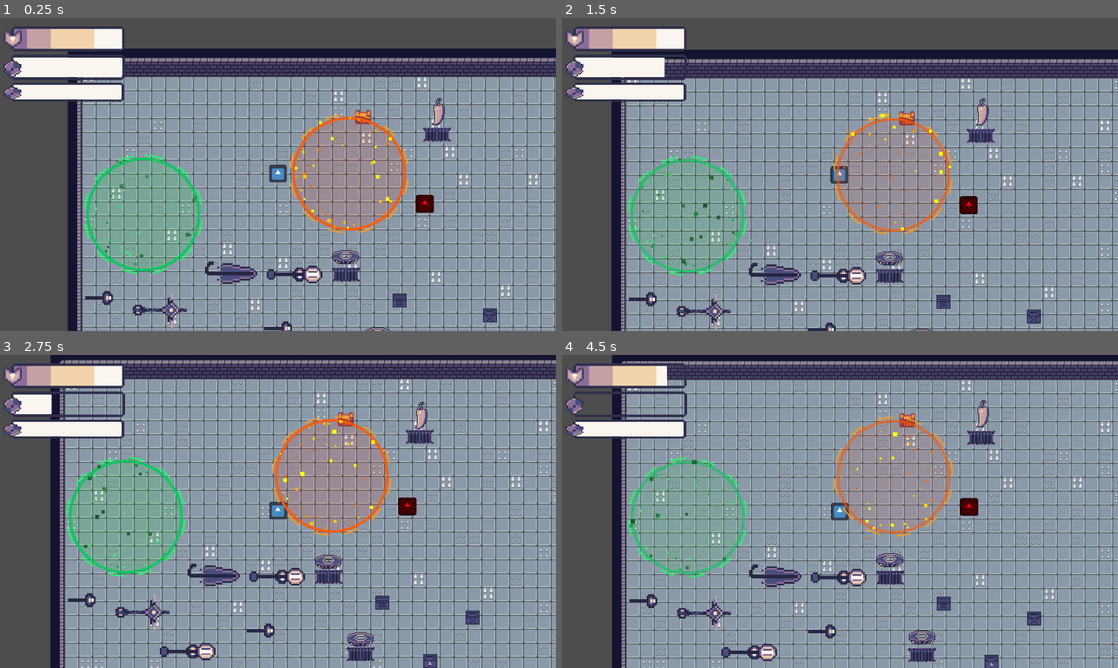
Above: before the commit, frames 1-4 (two rows, left to right).
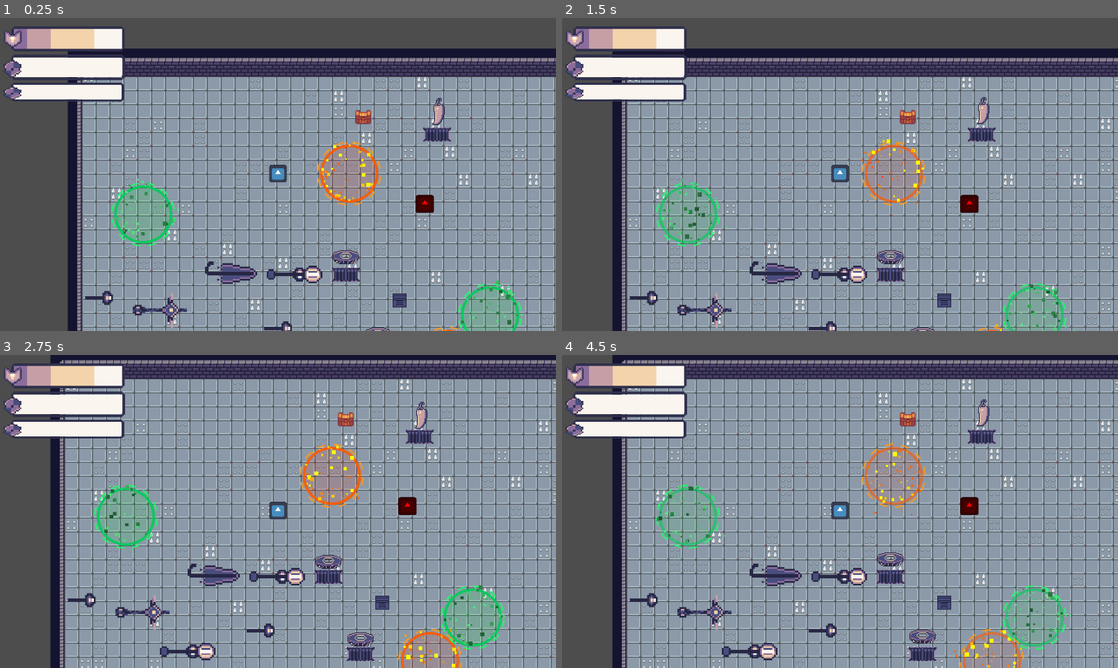
Above: after the commit, the same moments.

Repository: chabsseu/Stauffs-and-Magic
Game: Godot game, scene res://Scenes/Floors/test_world.tscn
Two runs of this game, one before a commit and one after it. Both use one fixed random seed, a clock stepped at 60 frames per second and the inputs below. The engine's default icon, where the game draws it, is replaced by a stand-in: a white triangle on a blue panel in a dark square.
Inputs (mouse positions are in pixels of both pictures, inside the frame that each line leads up to):
- Up to frame 1 (0.25 s): no input
- Up to frame 2 (1.5 s): move the mouse to (962, 158) at 0.52 s; tap A (A) at 0.6 s; tap D (D) at 0.8, 1.35 s; move the mouse to (728, 190) at 1.27 s
- Up to frame 3 (2.75 s): tap S (S) at 1.55, 2.1 s; move the mouse to (333, 442) at 2.02 s; press the mouse at (333, 442) at 2.03 s
- Up to frame 4 (4.5 s): move the mouse to (812, 574) at 2.77 s; release the mouse at (812, 574) at 2.78 s; click (812, 574) at 2.85 s; tap A (A) at 3.05, 3.6 s; move the mouse to (1006, 558) at 3.52 s; tap D (D) at 3.8, 4.35 s; move the mouse to (673, 464) at 4.27 s

The runs differ from the first frame. In frame 1, 3.7% of the frame differs, in the area x 15-95%, y 30-100%; in frame 2, 30%, in the area x 8-100%, y 9-100%; in frame 3, 5.0%; in frame 4, 29%.

Commit message:
refine the fire and poison

Diff:
--- a/Scenes/Floors/fire.tscn
+++ b/Scenes/Floors/fire.tscn
@@ -18,7 +18,6 @@
 script = ExtResource("1_00pbl")
 burn_chance = 0.4
 burn_damage = 1
-fire_radius = 64.0
 
 [node name="CollisionShape2D" type="CollisionShape2D" parent="." unique_id=2004949388]
 shape = SubResource("CircleShape2D_r4gny")
--- a/Scenes/Floors/firebox.tscn
+++ b/Scenes/Floors/firebox.tscn
@@ -12,7 +12,7 @@
 
 [node name="Firebox" type="CharacterBody2D" unique_id=466292538 groups=["Accessory"]]
 script = ExtResource("1_676oj")
-poision_scene = ExtResource("2_u7hrl")
+fire_scene = ExtResource("2_u7hrl")
 
 [node name="Sprite2D" type="Sprite2D" parent="." unique_id=1489540049]
 texture = ExtResource("1_658bk")
--- a/Scenes/Floors/poison.tscn
+++ b/Scenes/Floors/poison.tscn
@@ -21,7 +21,6 @@
 script = ExtResource("1_irt6d")
 poison_chance = 1.0
 poison_duration = 5.0
-poison_radius = 64.0
 
 [node name="CollisionShape2D" type="CollisionShape2D" parent="." unique_id=1169376762]
 shape = SubResource("CircleShape2D_h7thy")
--- a/Scenes/Floors/poison_box.tscn
+++ b/Scenes/Floors/poison_box.tscn
@@ -12,7 +12,7 @@
 
 [node name="PoisonBox" type="CharacterBody2D" unique_id=1978215841 groups=["Accessory"]]
 script = ExtResource("1_3dq44")
-poision_scene = ExtResource("2_ad8np")
+poison_scene = ExtResource("2_ad8np")
 
 [node name="Sprite2D" type="Sprite2D" parent="." unique_id=1346976365]
 texture = ExtResource("1_8oujn")
--- a/Scenes/Map/dungeon_generation.tscn
+++ b/Scenes/Map/dungeon_generation.tscn
@@ -51,7 +51,6 @@
 minimap = NodePath("MinimapLayer/minimap")
 boss_scenes = Array[PackedScene]([ExtResource("8_mc0b8")])
 box_scenes = Array[PackedScene]([ExtResource("9_kv37p"), ExtResource("9_kv37p"), ExtResource("10_dkg07"), ExtResource("11_jwufn")])
-min_boxes_per_room = 100
 max_boxes_per_room = 200
 
 [node name="TileMapLayer" type="TileMapLayer" parent="." unique_id=130257482]
--- a/Scripts/Floor/firebox.gd
+++ b/Scripts/Floor/firebox.gd
@@ -2,26 +2,32 @@
 
 var health = 1
 var current_health = health
+var active = false
+
 @export var fire_scene: PackedScene
-func _ready() -> void:
-	pass # Replace with function body.
 
+func _ready():
+	current_health = health
 
-# Called every frame. 'delta' is the elapsed time since the previous frame.
-func _process(delta: float) -> void:
-	pass
+	# wait a short time before enabling the hitbox
+	await get_tree().process_frame
+	active = true
+
 
 func take_damage(amount: int):
 	current_health -= amount
 
 	if fire_scene:
-			var fire = fire_scene.instantiate()
-			fire.global_position = global_position
-			get_tree().current_scene.add_child(fire)
+		var fire = fire_scene.instantiate()
+		fire.global_position = global_position
+		get_parent().add_child(fire)
 
 	if current_health <= 0:
 		queue_free()
 
+
 func _on_hitbox_body_entered(body: Node2D) -> void:
-	if body.is_in_group("Projectile"):
-		take_damage(1)
+	if not active:
+		return
+
+	take_damage(1)
--- a/Scripts/Floor/poison_box.gd
+++ b/Scripts/Floor/poison_box.gd
@@ -2,26 +2,32 @@
 
 var health = 1
 var current_health = health
+var active = false
+
 @export var poison_scene: PackedScene
-func _ready() -> void:
-	pass # Replace with function body.
 
+func _ready():
+	current_health = health
 
-# Called every frame. 'delta' is the elapsed time since the previous frame.
-func _process(delta: float) -> void:
-	pass
+	# wait a short time before enabling the hitbox
+	await get_tree().process_frame
+	active = true
+
 
 func take_damage(amount: int):
 	current_health -= amount
 
 	if poison_scene:
-			var poison = poison_scene.instantiate()
-			poison.global_position = global_position
-			get_tree().current_scene.add_child(poison)
+		var poison = poison_scene.instantiate()
+		poison.global_position = global_position
+		get_parent().add_child(poison)
 
 	if current_health <= 0:
 		queue_free()
 
+
 func _on_hitbox_body_entered(body: Node2D) -> void:
-	if body.is_in_group("Projectile"):
-		take_damage(1)
+	if not active:
+		return
+
+	take_damage(1)
--- a/Scripts/Map/fire.gd
+++ b/Scripts/Map/fire.gd
@@ -7,6 +7,7 @@
 @export var burn_duration : float = 3.0
 @export var burn_tick_rate : float = 1.0
 @export var fire_radius : float = 32.0
+@export var lifetime : float = 5.0
 
 var bodies_inside : Array = []
 var tick_timer : float = 0.0
@@ -14,100 +15,126 @@
 var pulse_timer : float = 0.0
 
 func _ready() -> void:
-    var shape = $CollisionShape2D.shape
-    if shape is CircleShape2D:
-        shape.radius = fire_radius
+	# Setup collision radius
+	var shape = $CollisionShape2D.shape
+	if shape is CircleShape2D:
+		shape.radius = fire_radius
 
-    var particles = $CPUParticles2D
-    particles.emission_sphere_radius = fire_radius
+	# Setup particles
+	var particles = $CPUParticles2D
+	if particles:
+		particles.emission_sphere_radius = fire_radius
+
+	# Fire disappears after lifetime seconds
+	await get_tree().create_timer(lifetime).timeout
+	queue_free()
+
 
 func _process(delta: float) -> void:
-    pulse_timer += delta
-    tick_timer += delta
+	pulse_timer += delta
+	tick_timer += delta
 
-    if tick_timer >= tick_rate:
-        tick_timer = 0.0
+	if tick_timer >= tick_rate:
+		tick_timer = 0.0
 
-        var current_overlaps = get_overlapping_bodies()
-        bodies_inside = bodies_inside.filter(func(b):
-            return is_instance_valid(b) and b in current_overlaps
-        )
+		var current_overlaps = get_overlapping_bodies()
+		bodies_inside = bodies_inside.filter(func(b):
+			return is_instance_valid(b) and b in current_overlaps
+		)
 
-        for body in bodies_inside:
-            _apply_damage(body)
+		for body in bodies_inside:
+			_apply_damage(body)
 
-            if not burning_bodies.has(body) and randf() < burn_chance:
-                apply_burn(body)
+			if not burning_bodies.has(body) and randf() < burn_chance:
+				apply_burn(body)
 
-    _process_burn(delta)
-    queue_redraw()
+	_process_burn(delta)
+	queue_redraw()
 
-# Deals damage immediately the moment a body steps in
+
+# Deals damage immediately when a body enters the fire
 func _on_body_entered(body: Node2D) -> void:
-    if body.is_in_group("Player") or body.is_in_group("Enemy") or body.is_in_group("Boss"):
-        if body not in bodies_inside:
-            bodies_inside.append(body)
-            # Instant damage on enter — no waiting for tick
-            _apply_damage(body)
+	if body.is_in_group("Player") or body.is_in_group("Enemy") or body.is_in_group("Boss"):
+		if body not in bodies_inside:
+			bodies_inside.append(body)
 
-            # Roll burn immediately on enter too
-            if not burning_bodies.has(body) and randf() < burn_chance:
-                apply_burn(body)
+			_apply_damage(body)
+
+			if not burning_bodies.has(body) and randf() < burn_chance:
+				apply_burn(body)
+
 
 func _on_body_exited(body: Node2D) -> void:
-    bodies_inside.erase(body)
+	bodies_inside.erase(body)
+
 
 func _apply_damage(body: Node2D) -> void:
-    if not is_instance_valid(body):
-        return
-    if body.has_method("take_armor_damage"):
-        body.take_armor_damage(damage_per_tick)
-    elif body.has_method("take_damage"):
-        body.take_damage(damage_per_tick)
+	if not is_instance_valid(body):
+		return
+
+	if body.has_method("take_armor_damage"):
+		body.take_armor_damage(damage_per_tick)
+	elif body.has_method("take_damage"):
+		body.take_damage(damage_per_tick)
+
 
 func apply_burn(body: Node2D) -> void:
-    burning_bodies[body] = {
-        "timer": burn_duration,
-        "tick_timer": 0.0
-    }
-    if body.has_method("set_burn_visual"):
-        body.set_burn_visual(true)
+	burning_bodies[body] = {
+		"timer": burn_duration,
+		"tick_timer": 0.0
+	}
+
+	if body.has_method("set_burn_visual"):
+		body.set_burn_visual(true)
+
 
 func _process_burn(delta: float) -> void:
-    var to_remove : Array = []
+	var to_remove : Array = []
 
-    for body in burning_bodies.keys():
-        if not is_instance_valid(body):
-            to_remove.append(body)
-            continue
+	for body in burning_bodies.keys():
+		if not is_instance_valid(body):
+			to_remove.append(body)
+			continue
 
-        var data = burning_bodies[body]
-        data["timer"] -= delta
-        data["tick_timer"] += delta
+		var data = burning_bodies[body]
+		data["timer"] -= delta
+		data["tick_timer"] += delta
 
-        if data["tick_timer"] >= burn_tick_rate:
-            data["tick_timer"] = 0.0
-            if body.has_method("take_armor_damage"):
-                body.take_armor_damage(burn_damage)
-            elif body.has_method("take_damage"):
-                body.take_damage(burn_damage)
+		if data["tick_timer"] >= burn_tick_rate:
+			data["tick_timer"] = 0.0
 
-        if data["timer"] <= 0.0:
-            to_remove.append(body)
-            if is_instance_valid(body) and body.has_method("set_burn_visual"):
-                body.set_burn_visual(false)
+			if body.has_method("take_armor_damage"):
+				body.take_armor_damage(burn_damage)
+			elif body.has_method("take_damage"):
+				body.take_damage(burn_damage)
 
-    for body in to_remove:
-        burning_bodies.erase(body)
+		if data["timer"] <= 0.0:
+			to_remove.append(body)
+
+			if is_instance_valid(body) and body.has_method("set_burn_visual"):
+				body.set_burn_visual(false)
+
+	for body in to_remove:
+		burning_bodies.erase(body)
+
 
 func _draw() -> void:
-    var pulse = (sin(pulse_timer * 2.5) + 1.0) / 2.0
+	var pulse = (sin(pulse_timer * 2.5) + 1.0) / 2.0
 
-    draw_circle(Vector2.ZERO, fire_radius, Color(1.0, 0.15, 0.0, 0.08 + 0.05 * pulse))
-    draw_arc(Vector2.ZERO, fire_radius, 0, TAU, 64, Color(1.0, 0.35, 0.0, 0.6 + 0.4 * pulse), 3.0)
+	draw_circle(Vector2.ZERO, fire_radius, Color(1.0, 0.15, 0.0, 0.08 + 0.05 * pulse))
+	draw_arc(Vector2.ZERO, fire_radius, 0, TAU, 64, Color(1.0, 0.35, 0.0, 0.6 + 0.4 * pulse), 3.0)
 
-    var dash_count = 12
-    for i in range(dash_count):
-        var start_angle = (TAU / dash_count) * i + pulse_timer * 0.4
-        var end_angle = start_angle + (TAU / dash_count) * 0.5
-        draw_arc(Vector2.ZERO, fire_radius + 4.0, start_angle, end_angle, 10, Color(1.0, 0.6, 0.1, 0.8), 2.0)
+	var dash_count = 12
+	for i in range(dash_count):
+		var start_angle = (TAU / dash_count) * i + pulse_timer * 0.4
+		var end_angle = start_angle + (TAU / dash_count) * 0.5
+
+		draw_arc(
+			Vector2.ZERO,
+			fire_radius + 4.0,
+			start_angle,
+			end_angle,
+			10,
+			Color(1.0, 0.6, 0.1, 0.8),
+			2.0
+		)
--- a/Scripts/Map/poison.gd
+++ b/Scripts/Map/poison.gd
@@ -7,19 +7,29 @@
 @export var poison_duration : float = 3.0
 @export var poison_tick_rate : float = 1.0
 @export var poison_radius : float = 32.0
+@export var lifetime : float = 5.0
 
 var bodies_inside : Array = []
 var tick_timer : float = 0.0
 var poisoning_bodies : Dictionary = {}
 var pulse_timer : float = 0.0
 
+
 func _ready() -> void:
+	# Setup collision radius
 	var shape = $CollisionShape2D.shape
 	if shape is CircleShape2D:
 		shape.radius = poison_radius
 
+	# Setup particle radius
 	var particles = $CPUParticles2D
-	particles.emission_sphere_radius = poison_radius
+	if particles:
+		particles.emission_sphere_radius = poison_radius
+
+	# Poison cloud disappears after lifetime seconds
+	await get_tree().create_timer(lifetime).timeout
+	queue_free()
+
 
 func _process(delta: float) -> void:
 	pulse_timer += delta
@@ -29,6 +39,7 @@
 		tick_timer = 0.0
 
 		var current_overlaps = get_overlapping_bodies()
+
 		bodies_inside = bodies_inside.filter(func(b):
 			return is_instance_valid(b) and b in current_overlaps
 		)
@@ -42,40 +53,45 @@
 	_process_poison(delta)
 	queue_redraw()
 
-# Deals damage
+
 func _on_body_entered(body: Node2D) -> void:
 	if body.is_in_group("Player") or body.is_in_group("Enemy") or body.is_in_group("Boss"):
 		if body not in bodies_inside:
 			bodies_inside.append(body)
 
-
-			# Roll poison immediately on enter too
 			if not poisoning_bodies.has(body) and randf() < poison_chance:
 				apply_poison(body)
+
 
 func _on_body_exited(body: Node2D) -> void:
 	bodies_inside.erase(body)
 
+
 func _apply_damage(body: Node2D) -> void:
 	if not is_instance_valid(body):
 		return
+
 	if body.has_method("take_armor_damage"):
 		body.take_armor_damage(damage_per_tick)
 	elif body.has_method("take_damage"):
 		body.take_damage(damage_per_tick)
+
 
 func apply_poison(body: Node2D) -> void:
 	poisoning_bodies[body] = {
 		"timer": poison_duration,
 		"tick_timer": 0.0
 	}
+
 	if body.has_method("set_poison_visual"):
 		body.set_poison_visual(true)
+
 
 func _process_poison(delta: float) -> void:
 	var to_remove : Array = []
 
 	for body in poisoning_bodies.keys():
+
 		if not is_instance_valid(body):
 			to_remove.append(body)
 			continue
@@ -86,6 +102,7 @@
 
 		if data["tick_timer"] >= poison_tick_rate:
 			data["tick_timer"] = 0.0
+
 			if body.has_method("take_armor_damage"):
 				body.take_armor_damage(poison_damage)
 			elif body.has_method("take_damage"):
@@ -93,19 +110,32 @@
 
 		if data["timer"] <= 0.0:
 			to_remove.append(body)
+
 			if is_instance_valid(body) and body.has_method("set_poison_visual"):
 				body.set_poison_visual(false)
 
 	for body in to_remove:
 		poisoning_bodies.erase(body)
 
+
 func _draw() -> void:
 	var pulse = (sin(pulse_timer * 2.5) + 1.0) / 2.0
+
 	draw_circle(Vector2.ZERO, poison_radius, Color(0.0, 1.0, 0.15, 0.08 + 0.05 * pulse))
 	draw_arc(Vector2.ZERO, poison_radius, 0, TAU, 64, Color(0.0, 0.8, 0.35, 0.6 + 0.4 * pulse), 3.0)
 
 	var dash_count = 12
+
 	for i in range(dash_count):
 		var start_angle = (TAU / dash_count) * i + pulse_timer * 0.4
 		var end_angle = start_angle + (TAU / dash_count) * 0.5
-		draw_arc(Vector2.ZERO, poison_radius + 4.0, start_angle, end_angle, 10, Color(0.1, 1.0, 0.4, 0.8), 2.0)
+
+		draw_arc(
+			Vector2.ZERO,
+			poison_radius + 4.0,
+			start_angle,
+			end_angle,
+			10,
+			Color(0.1, 1.0, 0.4, 0.8),
+			2.0
+		)
